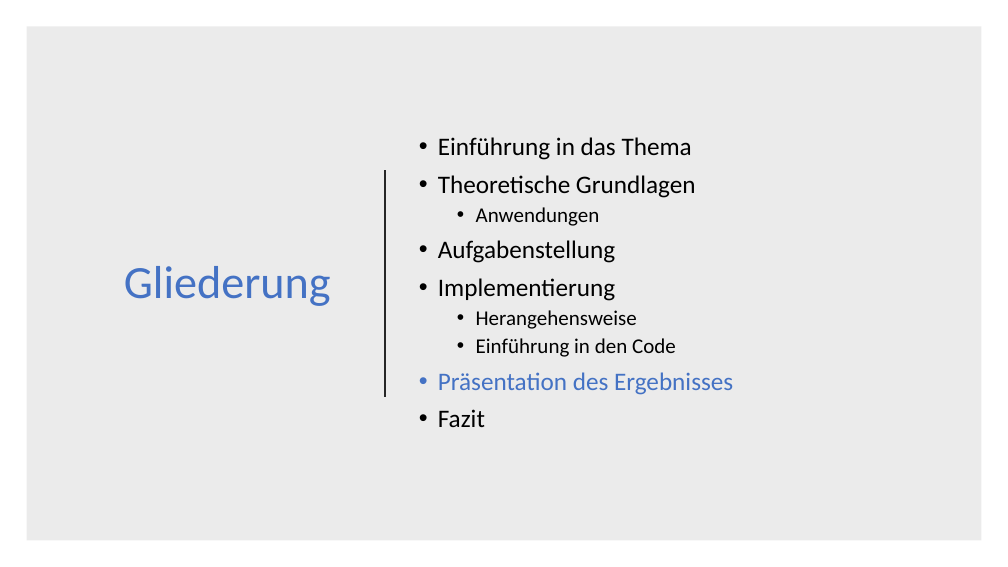
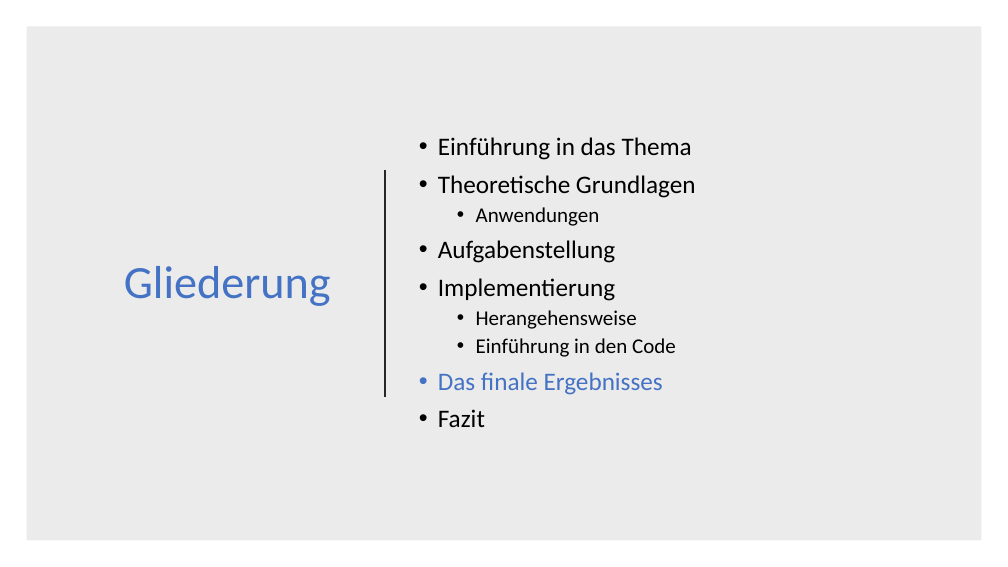
Before and after one commit to DerAlexx/Angewandte-Mathematik, a slide deck: slide 27 of Praktikum_6/Abgabe 6.pptx (slide 24 before the commit). Drawn at 1008x567 pixels with LibreOffice and Linux fonts; fonts in the diff are those of the drawing. Boxes give left, top, right and bottom in pixels: in the first picture for what was removed or moved away, otherwise in the second. Text is boxed around its words. In the diff, an @@ line names an element or a change of style, - is before the commit and + after.

```diff
--- a/Praktikum_6/Abgabe 6.pptx
+++ b/Praktikum_6/Abgabe 6.pptx
@@ text at (x1=438, y1=372, x2=663, y2=395): text changed @@
-• Präsentation des Ergebnisses
+• Das finale Ergebnisses
```
Also in this commit, not shown: 5 other slides changed, 4 slides added, 1 slide removed.
